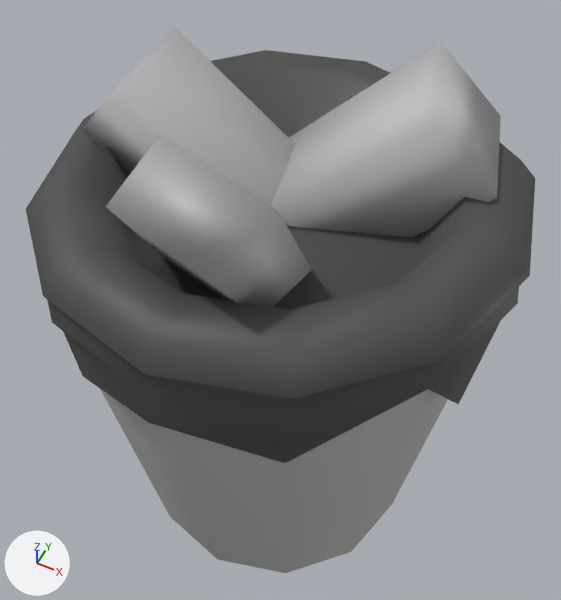
The FBX model Assets/PolygonalMind/LowPolyOffice/Props/mesh_bin_01.fbx: old version first, new version second.
Camera for both pictures: a camera (50 mm lens) standing at (0.0528, -0.1052, 0.206) and looking at (-0.002, 0.0044, 0.069). Lighting does not change. The marker at lower left points along +X, +Y and +Z. Where no turn or scale is listed for an object, it has been applied to the vertices.

The older version as bpy lines, for what is in view:
```python
mat_metal = principled_material('metal')
mat_metal.base_color = (0.504, 0.504, 0.504)  # grey #bcbcbc
mat_metal.roughness = 0.553
me_mesh = bpy.data.meshes.new('Mesh')
me_mesh.from_pydata(...)  # 226 vertices, 235 faces; spans x -0.0503..0.0497, y -0.0498..0.0487, z 0.0..0.1299
# faces by material slot: [126, 109]
me_mesh.materials.append(mat_metal)  # grey #bcbcbc
me_mesh.materials.append(mat_tech)  # dark grey #4b4b4b
ob_mesh_bin_01 = bpy.data.objects.new('mesh_bin_01', me_mesh)
ob_mesh_bin_01.location = (0.0, 0.0007, 0.0)
```
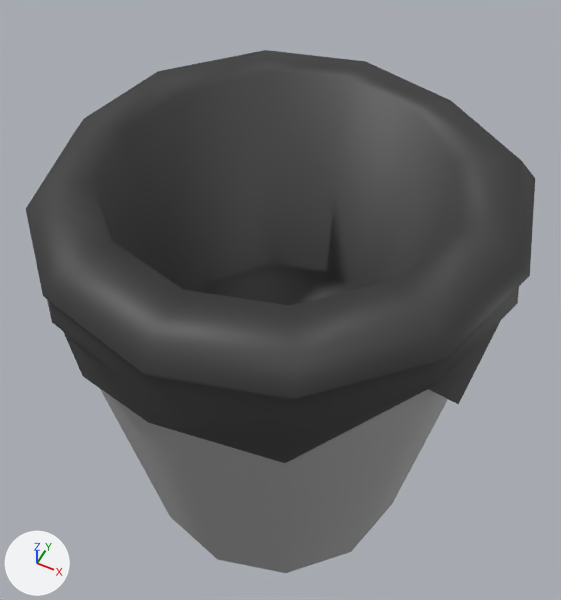
Where the newer file only moved an object's origin or applied its transform, the numbers keep the older frame.

Changed parts and their boxes (x1, y1, x2, y2) in the pictures (561 x 600 px; the box of a moved part takes in the faces that stretch with it):
```json
{"object": "mesh_bin_01", "change": "reshaped", "before": [26, 27, 535, 573], "after": [26, 50, 535, 573]}
{"part": 1, "of": "me_mesh", "change": "deleted", "before": [82, 27, 295, 206]}
{"part": 2, "of": "me_mesh", "change": "deleted", "before": [271, 42, 501, 237]}
{"part": 3, "of": "me_mesh", "change": "deleted", "before": [105, 135, 312, 307]}
{"part": 4, "of": "me_mesh", "change": "moved or reshaped", "before": [40, 50, 521, 360], "after": [40, 50, 521, 360]}
```

Edits to the scene script, one JSON object a line:
```json
{"op": "set", "path": "mat_metal.metallic", "old": "0.0", "new": "0.5"}
{"block": "me_mesh", "where": "# used by ob_mesh_bin_01; location = (0.0, 0.0007, 0.0)"}
{"op": "remove", "block": "me_mesh", "code": "me_mesh.from_pydata(...)  # 226 vertices, 235 faces; spans x -0.0503..0.0497, y -0.0498..0.0487, z 0.0..0.1299"}
{"op": "add", "block": "me_mesh", "code": "me_mesh.from_pydata(...)  # 202 vertices, 217 faces; spans x -0.0503..0.0497, y -0.0498..0.0487, z 0.0..0.1121"}
{"block": "me_mesh", "change": "me_mesh part 1: the loose piece of 8 vertices spanning x -0.0414..0.0016, y -0.0083..0.0183, z 0.0864..0.1249 is deleted"}
{"block": "me_mesh", "change": "me_mesh part 2: the loose piece of 8 vertices spanning x -0.0102..0.0396, y -0.0021..0.0323, z 0.0838..0.1289 is deleted"}
{"block": "me_mesh", "change": "me_mesh part 3: the loose piece of 8 vertices spanning x -0.0156..0.0126, y -0.0386..-0.0008, z 0.0831..0.1299 is deleted"}
{"block": "me_mesh", "change": "me_mesh part 4"}
{"block": "me_mesh", "change": "13 vertices are removed from x -0.0309..0.0296, y -0.0297..0.0283, z 0.0974..0.1"}
{"block": "me_mesh", "change": "24 faces are deleted"}
{"block": "me_mesh", "change": "12 vertices move from x -0.0365..0.0366, y -0.0359..0.0345, z 0.1096..0.1121 to x -0.0356..0.0356, y -0.035..0.0336, z 0.1096..0.1121"}
{"block": "me_mesh", "change": "13 vertices are added at x -0.0309..0.0296, y -0.0297..0.0283, z 0.0541..0.0566"}
{"block": "me_mesh", "change": "24 new faces join them, mat_tech (dark grey #4b4b4b)"}
```
